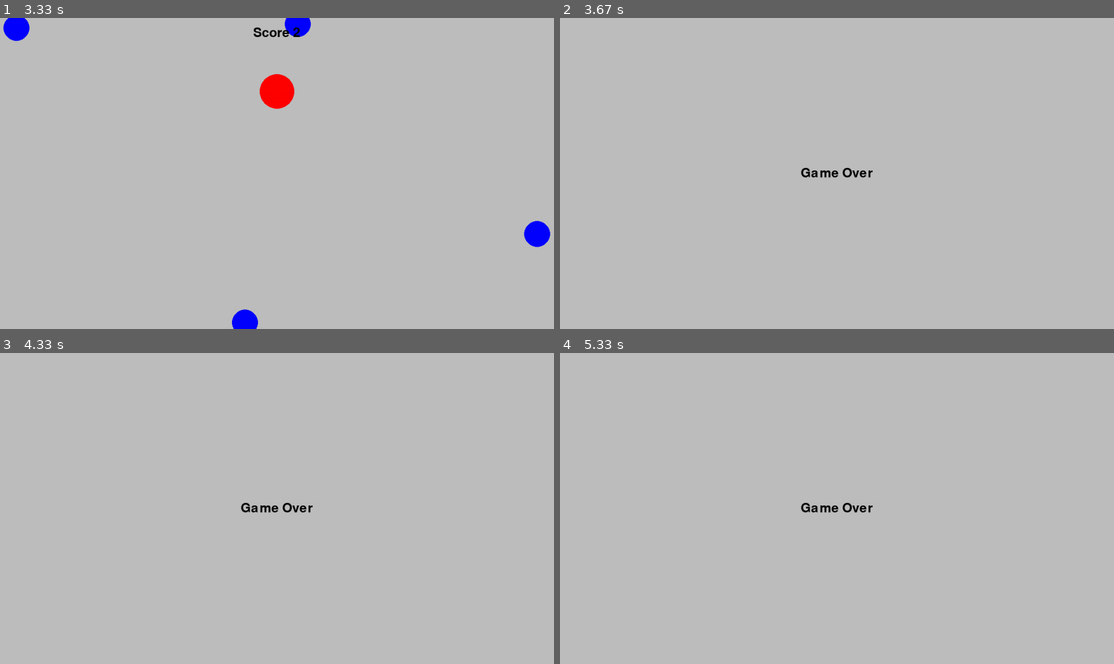
Above: before the commit, frames 1-4 (two rows, left to right).
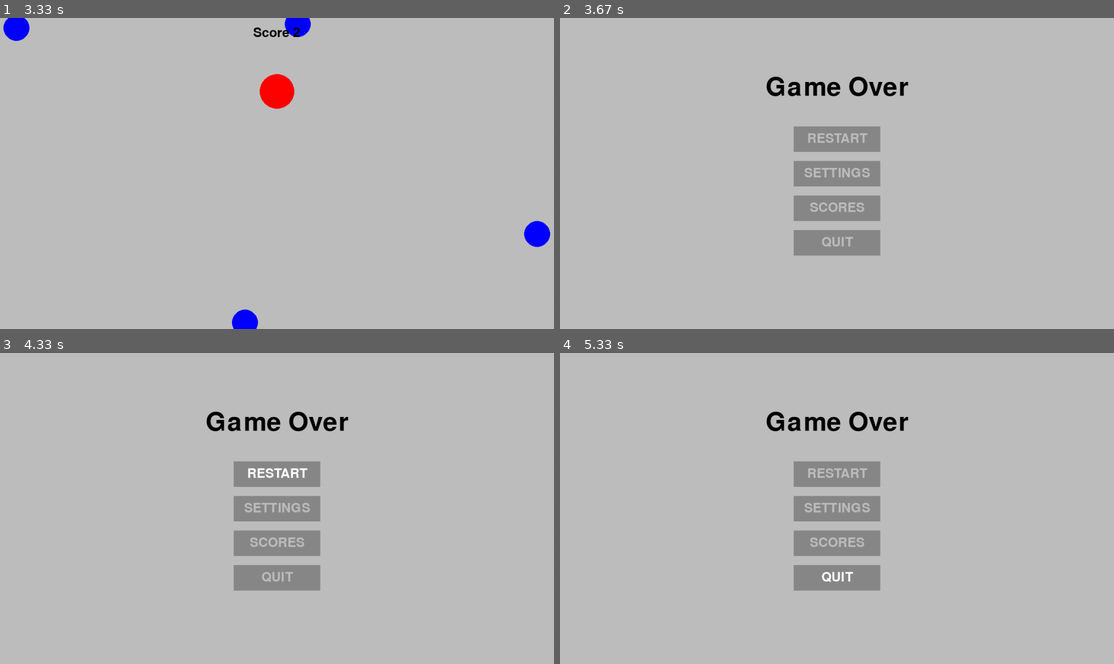
Above: after the commit, the same moments.

Repository: EricNohara/PyGame-Circumventor
Game: pygame game, started from betagame.py
Same seed, same stepped clock (60 frames per second), same inputs: the game is played once before the commit and once after it.
Inputs (mouse positions are in pixels of both pictures, inside the frame that each line leads up to):
- Up to frame 1 (3.33 s): hold Right 0.33-0.8 s; hold Up 0.83-1.13 s; tap Space at 0.9, 1.23, 1.53, 1.73, 2.03, 2.3, 2.63, 2.93, 3.07 s; hold Right 1.17-1.63 s; hold Left 1.67-2.2 s; hold Down 2.23-2.53 s; hold Left 2.57-2.97 s; hold Up from 3 s (still down)
- Up to frame 2 (3.67 s): release Up at 3.37 s; hold Right from 3.4 s (still down); tap Space at 3.47 s
- Up to frame 3 (4.33 s): tap Space at 3.77 s; release Right at 4.03 s; click (277, 474) at 4.12 s, where only the run after the commit has a clickable "RESTART"
- Up to frame 4 (5.33 s): click (1041, 617) at 4.45 s; click (809, 589) at 5.18 s

Frame 1 is identical in both runs. In frame 2, 5.3% of the frame differs, in the area x 37-63%, y 18-77%; in frame 3, 5.4%; in frame 4, 5.4%.

Commit message:
added and confgured buttons to game over screen

Diff:
--- a/betagame.py
+++ b/betagame.py
@@ -10,6 +10,7 @@
 projectile_radius = 30
 score = 0
 font = pg.font.Font('freesansbold.ttf', 30)
+header_font = pg.font.Font('freesansbold.ttf', 60)
 player_pos = pg.Vector2(screen.get_width() / 2, screen.get_height() / 2)
 
 ###################################################################################################################
@@ -132,9 +133,19 @@
     pg.display.set_caption("Game Over")
     while True:
         screen.fill("grey")
-        text = font.render("Game Over", True, "black")
-        text_rect = text.get_rect()
-        screen.blit(text, ((WIDTH-text_rect.w)/2, (HEIGHT-text_rect.h)/2))
+        MOUSE_POS = pg.mouse.get_pos()
+        header = header_font.render("Game Over", True, "black")
+        header_rect = header.get_rect()
+        screen.blit(header, ((WIDTH-header_rect.w)/2, (HEIGHT-header_rect.h)/5))
+
+        PLAY_AGAIN_BTN = Button(image=pg.image.load("assets/Btn-Rect2.png"), pos=(WIDTH/2, HEIGHT/2 - 80), text_input="RESTART", font=font, base_color="grey", hovering_color="white")
+        SETTINGS_BTN = Button(image=pg.image.load("assets/Btn-Rect2.png"), pos=(WIDTH/2, HEIGHT/2), text_input="SETTINGS", font=font, base_color="grey", hovering_color="white")
+        SCORES_BTN = Button(image=pg.image.load("assets/Btn-Rect2.png"), pos=(WIDTH/2, HEIGHT/2 + 80), text_input="SCORES", font=font, base_color="grey", hovering_color="white")
+        QUIT_BTN = Button(image=pg.image.load("assets/Btn-Rect2.png"), pos=(WIDTH/2, HEIGHT/2 + 160), text_input="QUIT", font=font, base_color="grey", hovering_color="white")
+
+        for button in [PLAY_AGAIN_BTN, SETTINGS_BTN, SCORES_BTN, QUIT_BTN]:
+            button.changeColor(MOUSE_POS)
+            button.update(screen)
 
         check_exit_pygame()
 
Binary file added: assets/Btn-Rect2.png
